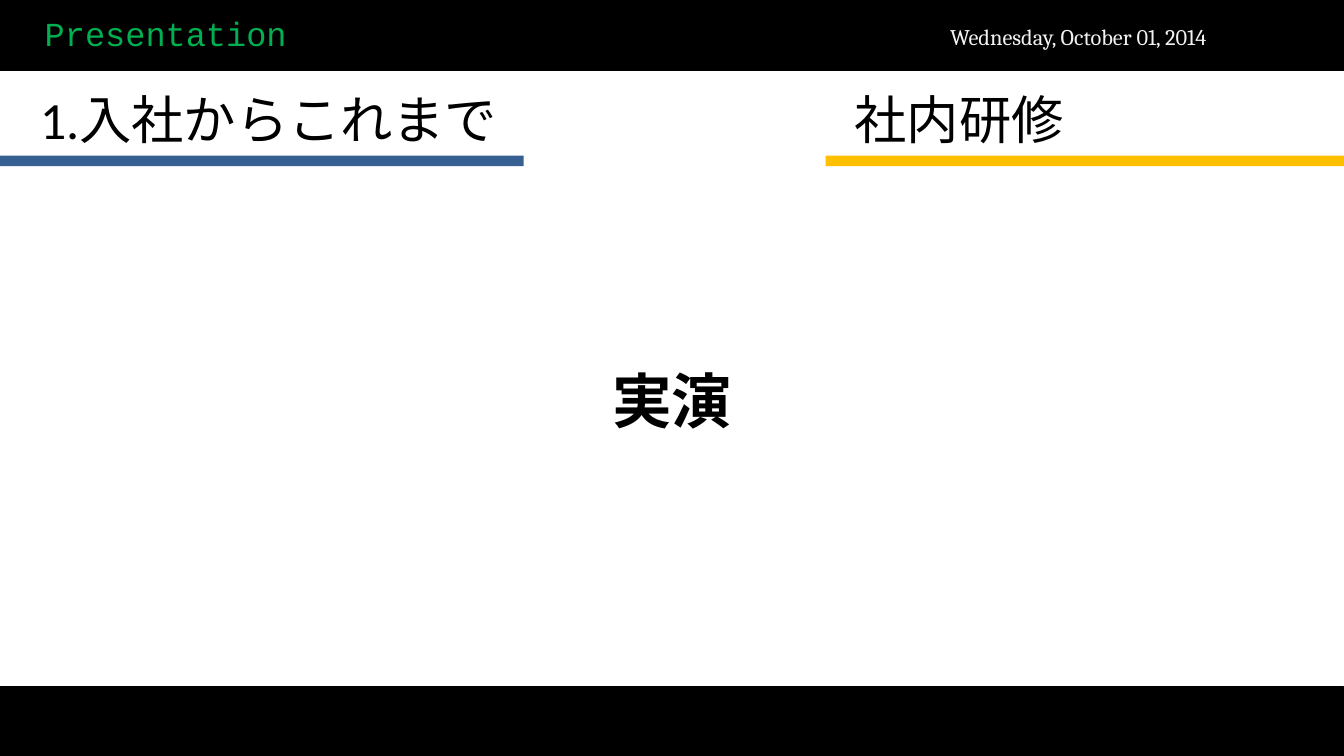
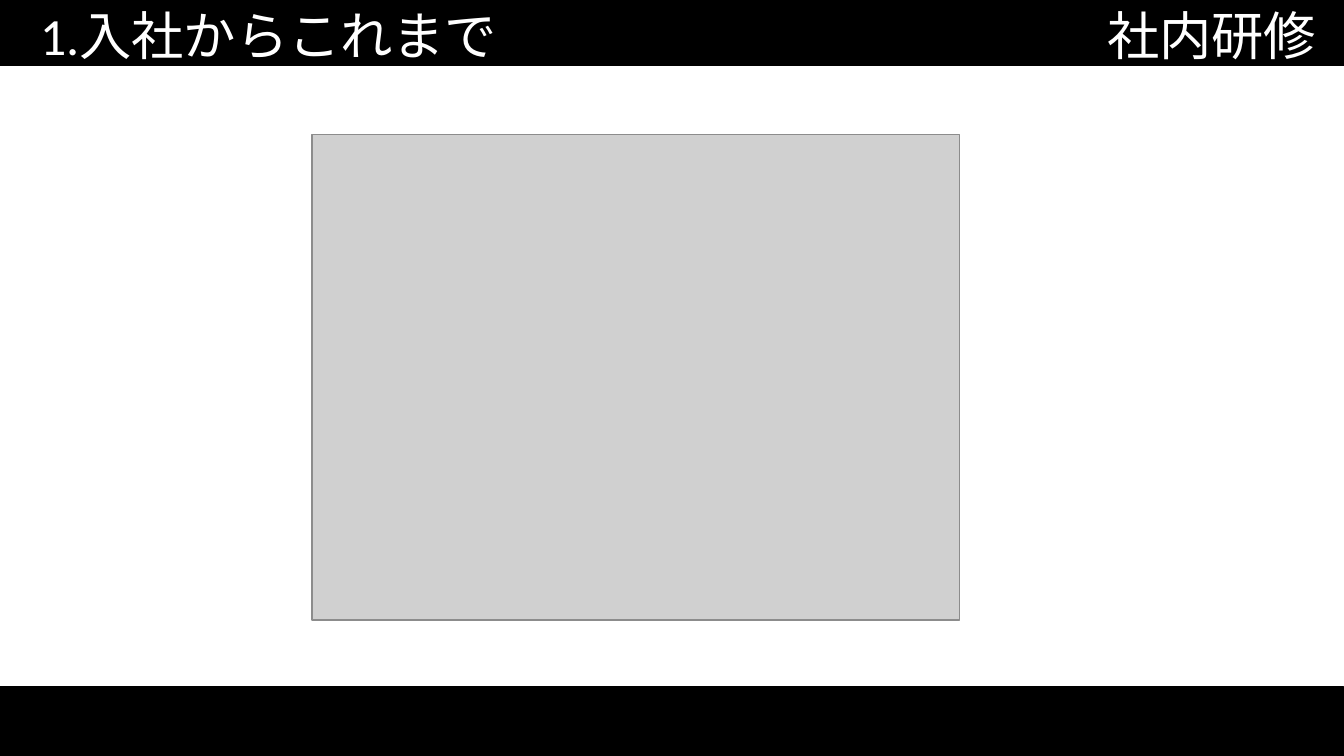
Before and after one commit to scarecrow173/Test, a slide deck: slide 5 of 試用期間終了.pptx. Drawn at 1344x756 pixels with LibreOffice and Linux fonts; fonts in the diff are those of the drawing; grey boxes stand for pictures; background and template pictures are left out. Boxes give left, top, right and bottom in pixels: in the first picture for what was removed or moved away, otherwise in the second. Text is boxed around its words. In the diff, an @@ line names an element or a change of style, - is before the commit and + after.

```diff
--- a/試用期間終了.pptx
+++ b/試用期間終了.pptx
@@ rectangle: place and size @@
-rectangle at (0,1,1344,69)
+rectangle at (0,0,1344,65)
@@ title "1.入社からこれまで": place and size @@
-title "1.入社からこれまで" at (40,96,497,144)
+title "1.入社からこれまで" at (40,11,497,67)
@@ title "1.入社からこれまで" at (40,11,497,67): text colour #000000 to #FFFFFF @@
@@ text removed at (45,21,287,47) @@
-Presentation
@@ text removed at (950,29,1206,50) @@
-Wednesday, October 01, 2014
@@ text "社内研修" at (1107,11,1316,68): text colour #000000 to #FFFFFF @@
@@ text "社内研修": place and size @@
-text "社内研修" at (855,95,1064,144)
+text "社内研修" at (1107,11,1316,68)
@@ picture added at (312,134,960,620) @@
@@ rectangle removed at (0,156,524,167) @@
@@ rectangle removed at (825,156,1344,167) @@
@@ text removed at (612,372,731,429) @@
-実演
```
Also in this commit, not shown: 20 other slides changed, 2 slides added, 11 other files.
